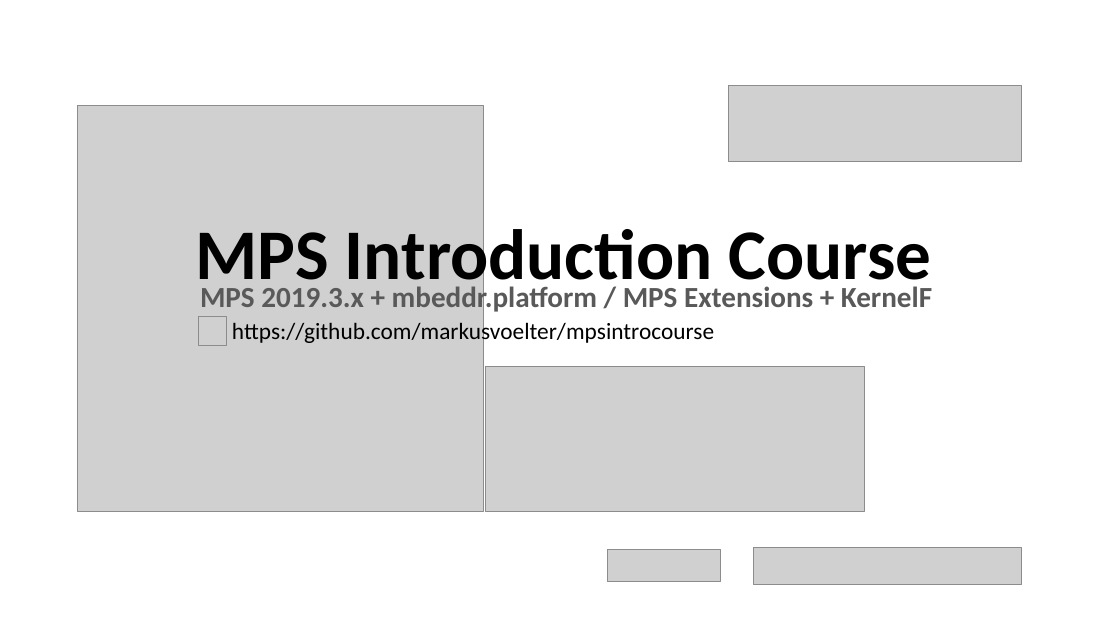
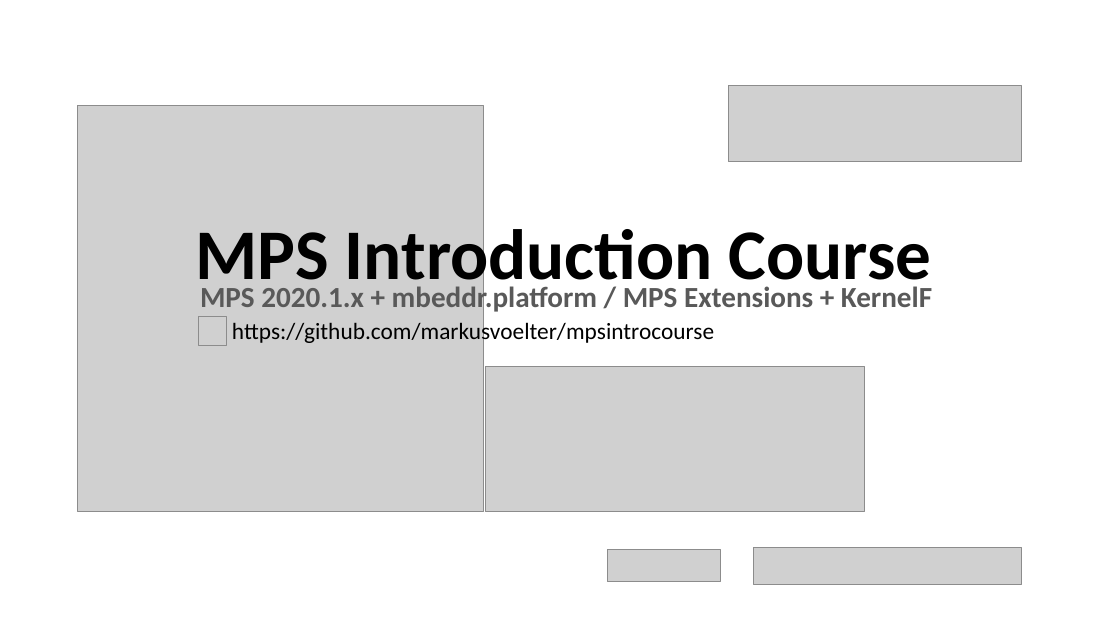
Before and after one commit to markusvoelter/mpsintrocourse, a slide deck: slide 1 of stuff/MPS Introduction Course.pptx. Drawn at 1120x630 pixels with LibreOffice and Linux fonts; fonts in the diff are those of the drawing; grey boxes stand for pictures. Boxes give left, top, right and bottom in pixels: in the first picture for what was removed or moved away, otherwise in the second. Text is boxed around its words. In the diff, an @@ line names an element or a change of style, - is before the commit and + after.

Commit message:
README and title update to MPS 2020.2 (plus a handy link to obtaining IETS3+platform artifacts)

```diff
--- a/stuff/MPS Introduction Course.pptx
+++ b/stuff/MPS Introduction Course.pptx
@@ subtitle at (200,283,932,315): text changed @@
-MPS 2019.3.x + mbeddr.platform / MPS Extensions + KernelF
+MPS 2020.1.x + mbeddr.platform / MPS Extensions + KernelF
```
Also in this commit, not shown: 2 other files.
